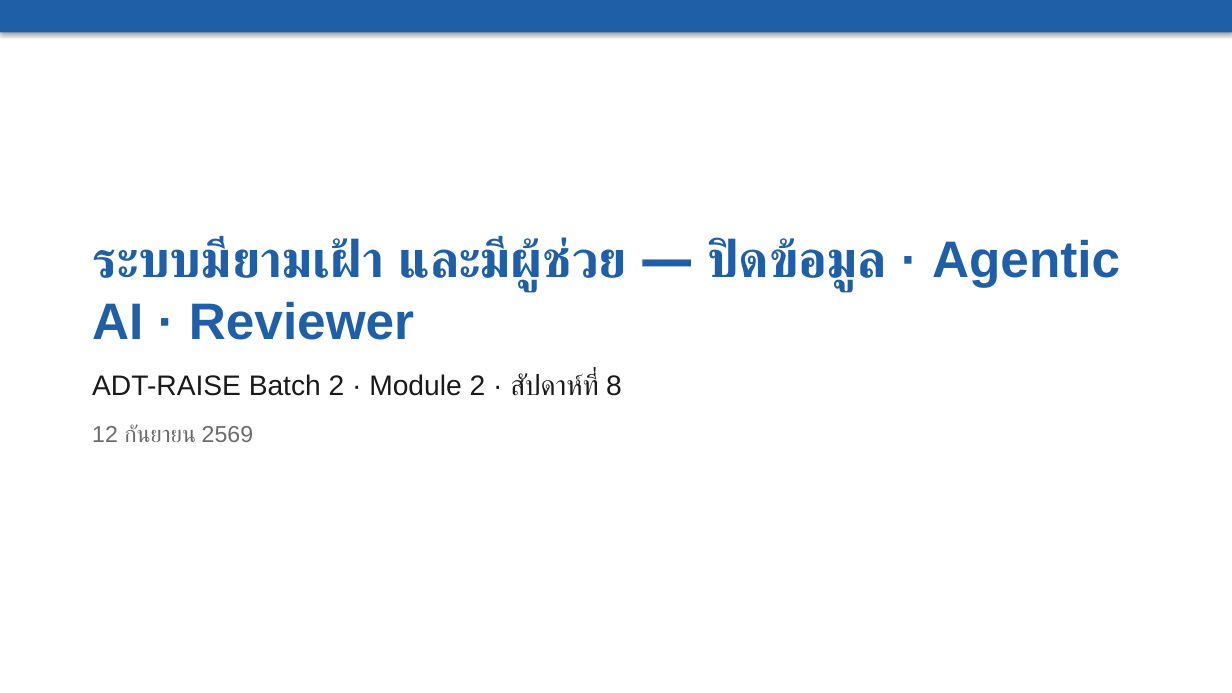
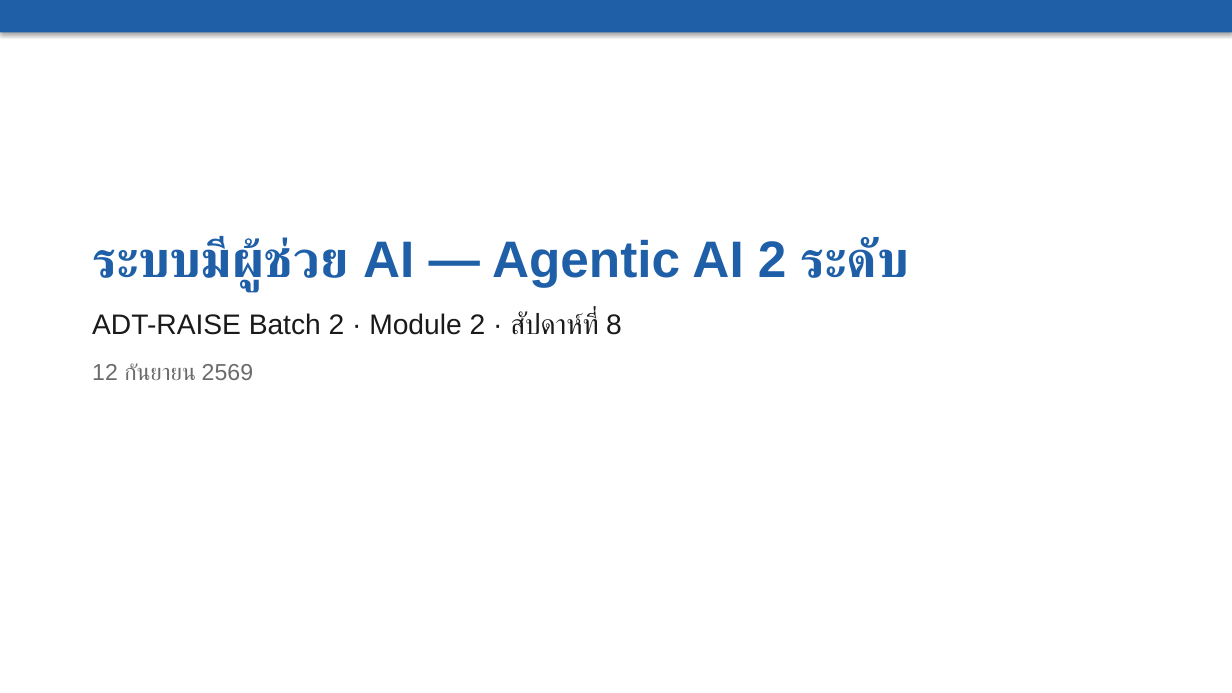
Before and after one commit to cnacha-mfu/raise2-module2, a slide deck: slide 1 of materials/week8/w8-slides.pptx. Drawn at 1232x693 pixels with LibreOffice and Linux fonts; fonts in the diff are those of the drawing. Boxes give left, top, right and bottom in pixels: in the first picture for what was removed or moved away, otherwise in the second. Text is boxed around its words. In the diff, an @@ line names an element or a change of style, - is before the commit and + after.

```diff
--- a/materials/week8/w8-slides.pptx
+++ b/materials/week8/w8-slides.pptx
@@ text at (92, 237, 909, 291): text changed @@
-ระบบมียามเฝ้า และมีผู้ช่วย — ปิดข้อมูล · Agentic AI · Reviewer
+ระบบมีผู้ช่วย AI — Agentic AI 2 ระดับ
```
Also in this commit, not shown: 39 other slides changed, 30 slides removed, 10 other files.
